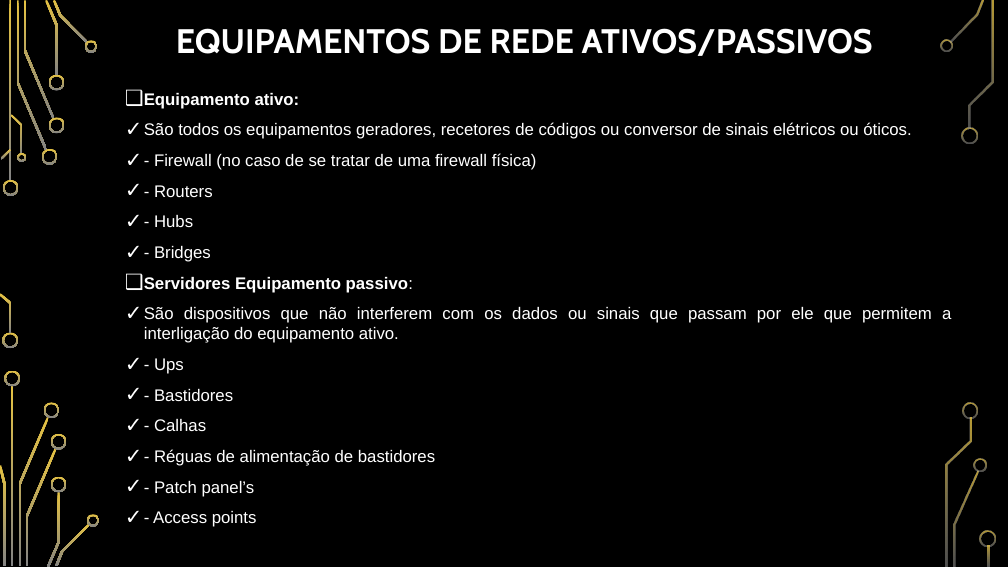
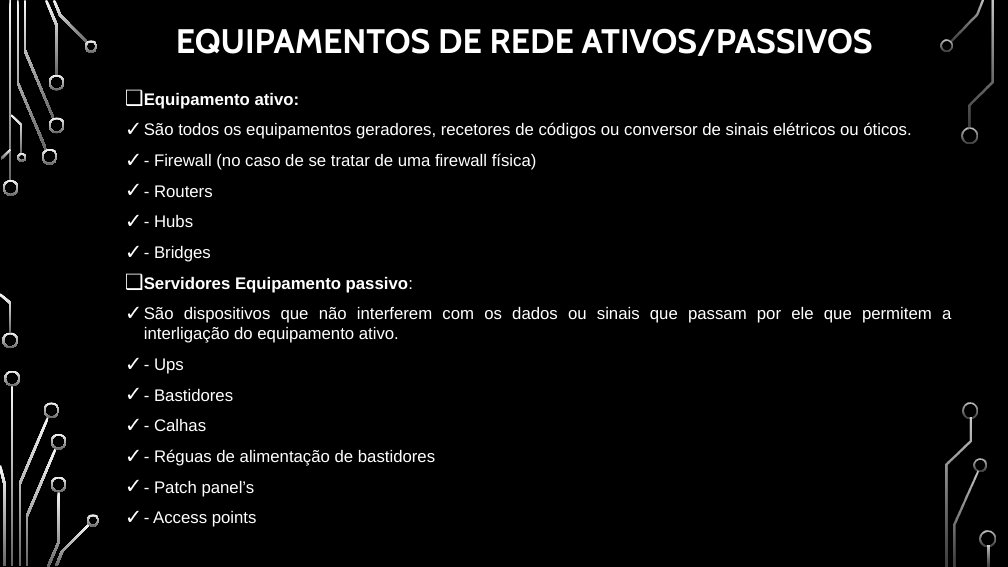
Before and after one commit to BrunoRicardo2/BrunoRicardo2, a slide deck: slide 8 of Trabalho Pratico.pptx. Drawn at 1008x567 pixels with LibreOffice and Linux fonts; fonts in the diff are those of the drawing; background and template pictures are left out. Boxes give left, top, right and bottom in pixels: in the first picture for what was removed or moved away, otherwise in the second. Text is boxed around its words. In the diff, an @@ line names an element or a change of style, - is before the commit and + after.

```diff
--- a/Trabalho Pratico.pptx
+++ b/Trabalho Pratico.pptx
@@ fill gradient #E5C243 to #848484 to gradient #F8F8F8 to #666666 in 36 elements at <box>3,180,19,196</box>, <box>2,333,18,349</box>, <box>17,1,47,150</box>, <box>42,149,57,165</box>, <box>23,1,54,119</box>, <box>45,0,58,76</box>, <box>48,117,64,133</box>, <box>48,75,64,91</box>, <box>53,0,88,44</box>, <box>85,40,98,52</box>, <box>1,149,11,160</box>, <box>0,293,11,333</box>, <box>11,114,23,154</box>, <box>17,153,26,162</box>, <box>11,386,14,566</box>, <box>18,417,48,566</box>, <box>5,371,20,386</box>, <box>0,465,5,566</box>, <box>44,402,60,418</box>, <box>26,448,57,566</box>, <box>47,492,60,567</box>, <box>51,434,67,450</box>, <box>51,476,67,492</box>, <box>55,523,90,566</box>, <box>87,514,100,526</box>, <box>950,0,985,42</box>, <box>940,39,953,52</box>, <box>962,127,978,143</box>, <box>954,471,979,566</box>, <box>974,459,987,472</box>, <box>969,1,994,129</box>, <box>963,402,979,418</box>, <box>946,417,972,566</box>, <box>980,531,996,547</box>, <box>988,545,990,566</box>, <box>9,1,11,181</box> @@
```
Also in this commit, not shown: 6 other slides changed, 1 slide added, 1 slide removed, 1 other file.
